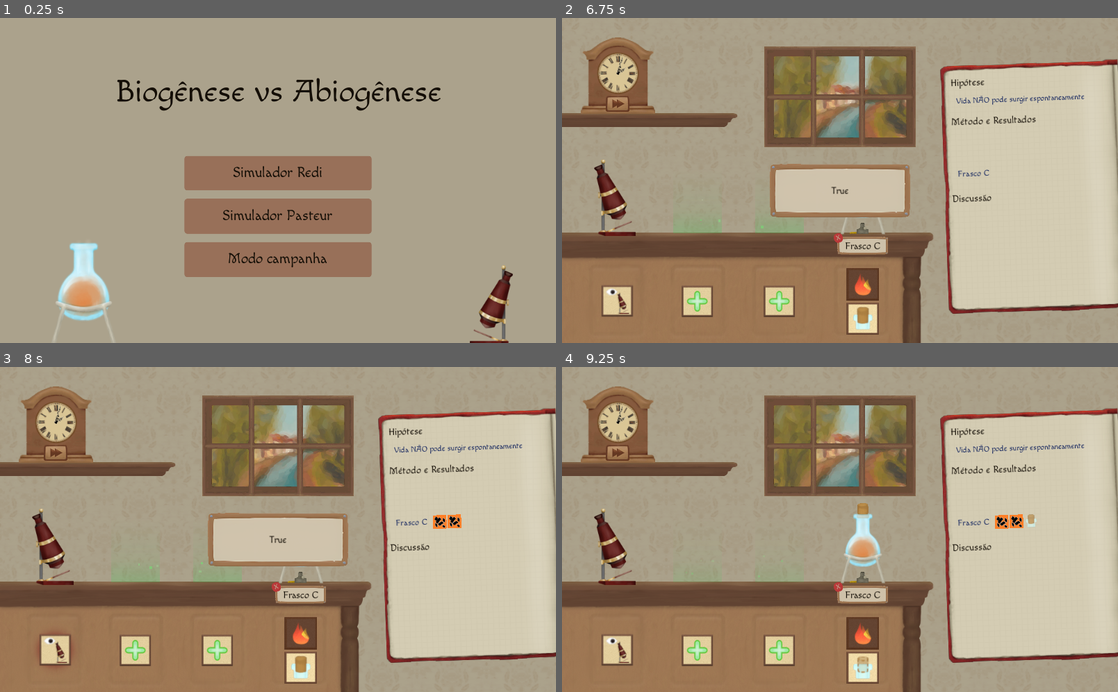
Above: before the commit, frames 1-4 (two rows, left to right).
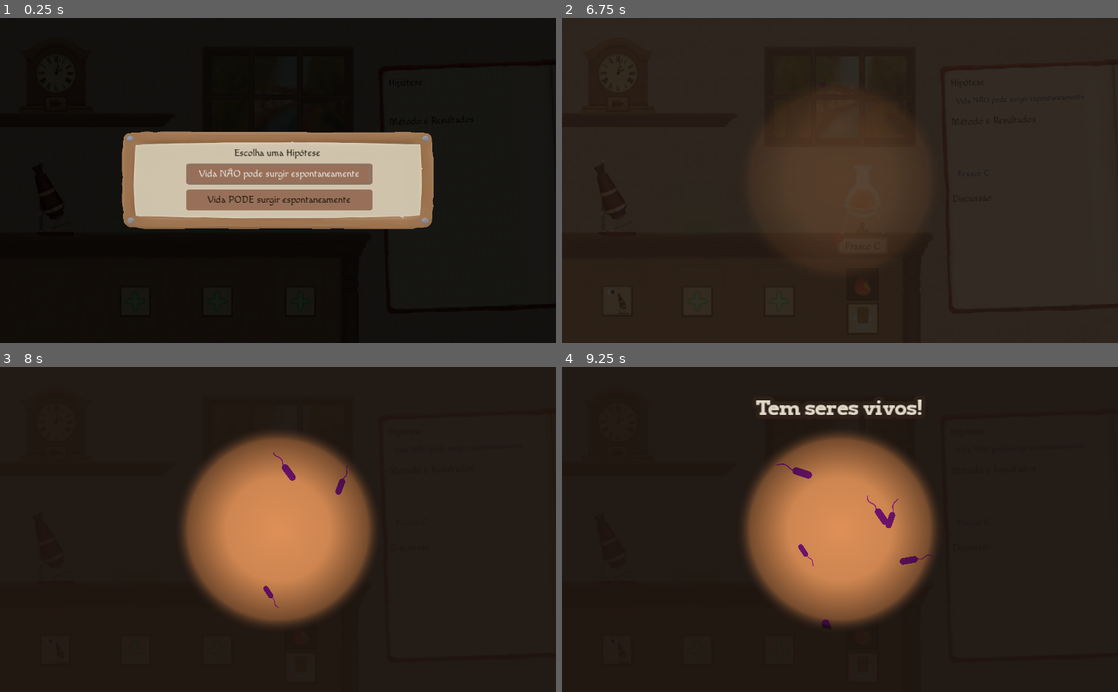
Above: after the commit, the same moments.

Repository: projetospix/Simulador-Biogenese
Game: Godot game, scene res://cenas/CenárioPasteur.tscn
Same seed, same stepped clock (60 frames per second), same inputs: the game is played once before the commit and once after it. Before the commit the project starts from res://cenas/Menu Inicial.tscn.
Inputs (mouse positions are in pixels of both pictures, inside the frame that each line leads up to):
- Up to frame 1 (0.25 s): no input
- Up to frame 2 (6.75 s): click (840, 216) at 0.5 s, where only the run before the commit has a clickable "Simulador Pasteur"; click "Vida NÃO pode surgir espontan…" at 1.25 s; click (617, 102) at 2 s; move the mouse to (962, 164) at 2.77 s; move the mouse to (728, 196) at 3.52 s; move the mouse to (895, 109) at 4.27 s; move the mouse to (812, 245) at 5.02 s; click (862, 300) at 5.77 s; click (617, 196) at 6.5 s
- Up to frame 3 (8 s): click (55, 649) at 7.25 s
- Up to frame 4 (9.25 s): click (862, 666) at 8 s; click (834, 474) at 8.77 s

The runs differ from the first frame. In frame 1, 95% of the frame differs, in the area x 0-100%, y 0-100%; in frame 2, 100%; in frame 3, 98%; in frame 4, 98%.

Commit message:
animacao mic

Diff:
--- a/cenas/CenárioPasteur.tscn
+++ b/cenas/CenárioPasteur.tscn
@@ -17,7 +17,10 @@
 [ext_resource path="res://sprites/placona.png" type="Texture" id=15]
 [ext_resource path="res://sprites/papel_de_parede.png" type="Texture" id=16]
 [ext_resource path="res://fontes-e-temas/Macondo-Regular.ttf" type="DynamicFontData" id=17]
+[ext_resource path="res://fontes-e-temas/fonteArvo32.tres" type="DynamicFont" id=18]
 [ext_resource path="res://cenas/Caderno.tscn" type="PackedScene" id=19]
+[ext_resource path="res://cenas/bacterias.tscn" type="PackedScene" id=20]
+[ext_resource path="res://scripts/Observando.gd" type="Script" id=21]
 
 [sub_resource type="DynamicFontData" id=4]
 font_path = "res://fontes-e-temas/Macondo-Regular.ttf"
@@ -51,6 +54,18 @@
 corner_radius_bottom_left = 10
 corner_detail = 7
 expand_margin_top = 1.0
+
+[sub_resource type="Gradient" id=8]
+offsets = PoolRealArray( 0.00896861, 0.497758, 0.865471, 1 )
+colors = PoolColorArray( 0.870588, 0.564706, 0.341176, 1, 0.811124, 0.525836, 0.317747, 1, 0.46, 0.296317, 0.1794, 1, 0.18, 0.12969, 0.1026, 0 )
+
+[sub_resource type="GradientTexture2D" id=7]
+gradient = SubResource( 8 )
+width = 640
+height = 640
+fill = 1
+fill_from = Vector2( 0.5, 0.5 )
+fill_to = Vector2( 0.5, 0.2 )
 
 [node name="Cenário Pasteur" type="Control"]
 anchor_right = 1.0
@@ -229,48 +244,59 @@
 texture_hover = ExtResource( 13 )
 expand = true
 
-[node name="CanvasLayer" type="CanvasLayer" parent="."]
-layer = 2
-
-[node name="Observando" type="Node2D" parent="CanvasLayer"]
-z_index = 310
-
-[node name="PopUp" type="Popup" parent="CanvasLayer/Observando"]
-unique_name_in_owner = true
-margin_left = 1101.0
-margin_top = 257.0
-margin_right = 1363.0
-margin_bottom = 321.0
-theme = ExtResource( 6 )
-
-[node name="NinePatchRect" type="NinePatchRect" parent="CanvasLayer/Observando/PopUp"]
-anchor_right = 1.0
-anchor_bottom = 1.0
-texture = ExtResource( 15 )
-patch_margin_left = 59
-patch_margin_top = 49
-patch_margin_right = 52
-patch_margin_bottom = 53
-
-[node name="EstadoFrasco" type="Label" parent="CanvasLayer/Observando/PopUp"]
-unique_name_in_owner = true
-anchor_right = 1.0
-anchor_bottom = 1.526
-margin_top = 20.0
-margin_bottom = -13.664
-size_flags_horizontal = 3
-size_flags_vertical = 6
-text = "FSAGFGGGSG"
-align = 1
-valign = 1
-
 [node name="Caderno" parent="." instance=ExtResource( 19 )]
 position = Vector2( 696, 80 )
 rotation = -0.0361738
 
+[node name="Observando" type="Node2D" parent="."]
+z_index = 400
+script = ExtResource( 21 )
+
+[node name="dim" type="ColorRect" parent="Observando"]
+anchor_right = 1.0
+anchor_bottom = 1.0
+margin_left = -1.0
+margin_top = -1.0
+margin_right = 1025.0
+margin_bottom = 601.0
+color = Color( 0.109804, 0.0784314, 0.0588235, 0.956863 )
+
+[node name="laranja" type="Sprite" parent="Observando"]
+position = Vector2( 512, 300 )
+z_index = 400
+texture = SubResource( 7 )
+
+[node name="bacterias" type="Node2D" parent="Observando/laranja"]
+
+[node name="Bacs" parent="Observando/laranja/bacterias" instance=ExtResource( 20 )]
+position = Vector2( 0, 0 )
+
+[node name="Bacs2" parent="Observando/laranja/bacterias" instance=ExtResource( 20 )]
+position = Vector2( 0, 0 )
+
+[node name="Bacs3" parent="Observando/laranja/bacterias" instance=ExtResource( 20 )]
+position = Vector2( 0, 0 )
+
+[node name="Label" type="Label" parent="Observando"]
+anchor_left = 0.5
+anchor_top = 0.5
+anchor_right = 0.5
+anchor_bottom = 0.5
+margin_left = 312.0
+margin_top = 35.0
+margin_right = 712.0
+margin_bottom = 102.0
+grow_horizontal = 2
+rect_pivot_offset = Vector2( 200, 0 )
+theme = ExtResource( 6 )
+custom_colors/font_color = Color( 0.882812, 0.846225, 0.782806, 1 )
+custom_fonts/font = ExtResource( 18 )
+text = "Não tem seres vivos!"
+align = 1
+valign = 1
+
 [node name="EscolhaHipotese" type="Popup" parent="."]
 unique_name_in_owner = true
-visible = true
 margin_left = -590.0
 margin_top = -35.0
 margin_right = -9.0
@@ -334,6 +360,7 @@
 text = "Vida PODE surgir espontaneamente"
 
 [connection signal="AtualizaHipotese" from="." to="Caderno" method="AtualizaHipotese"]
+[connection signal="VisaoMic" from="Microscopio" to="Observando" method="VisaoMic"]
 [connection signal="button_up" from="Microscopio/SpriteMicro" to="Microscopio" method="ObservarFrasco"]
 [connection signal="button_up" from="Microscopio/Botao Micro" to="Microscopio" method="ObservarFrasco"]
 [connection signal="button_up" from="Microscopio/Selecione/Remover" to="Microscopio" method="DesistirMicro"]
--- /dev/null
+++ b/cenas/bacteria.tscn
@@ -0,0 +1,75 @@
+[gd_scene load_steps=11 format=2]
+
+[ext_resource path="res://sprites/bac.webp" type="Texture" id=1]
+
+[sub_resource type="GDScript" id=9]
+script/source = "extends Node2D
+
+var rng = RandomNumberGenerator.new()
+func _ready():
+	rng.randomize()
+	var random = rng.randf_range(0.08, 1.2)
+	print(random)
+	var random2 = random
+	if random > 1.0:
+		random2 = random * 1.5
+	var tween = create_tween().set_ease(Tween.EASE_IN_OUT)
+	tween.tween_property($Bacteria, \"position\", Vector2(-1670,0),3*random).set_delay(random2/random)
+"
+
+[sub_resource type="AtlasTexture" id=1]
+flags = 4
+atlas = ExtResource( 1 )
+region = Rect2( 0, 0, 200, 45 )
+
+[sub_resource type="AtlasTexture" id=2]
+flags = 4
+atlas = ExtResource( 1 )
+region = Rect2( 0, 45, 200, 45 )
+
+[sub_resource type="AtlasTexture" id=3]
+flags = 4
+atlas = ExtResource( 1 )
+region = Rect2( 0, 90, 200, 45 )
+
+[sub_resource type="AtlasTexture" id=4]
+flags = 4
+atlas = ExtResource( 1 )
+region = Rect2( 0, 135, 200, 45 )
+
+[sub_resource type="AtlasTexture" id=5]
+flags = 4
+atlas = ExtResource( 1 )
+region = Rect2( 0, 180, 200, 45 )
+
+[sub_resource type="AtlasTexture" id=6]
+flags = 4
+atlas = ExtResource( 1 )
+region = Rect2( 0, 225, 200, 45 )
+
+[sub_resource type="AtlasTexture" id=7]
+flags = 4
+atlas = ExtResource( 1 )
+region = Rect2( 0, 270, 200, 45 )
+
+[sub_resource type="SpriteFrames" id=8]
+animations = [ {
+"frames": [ SubResource( 1 ), SubResource( 2 ), SubResource( 3 ), SubResource( 4 ), SubResource( 5 ), SubResource( 6 ), SubResource( 7 ) ],
+"loop": true,
+"name": "default",
+"speed": 5.0
+} ]
+
+[node name="bac1" type="Node2D"]
+position = Vector2( 665, 296 )
+scale = Vector2( 0.327778, 0.327778 )
+script = SubResource( 9 )
+
+[node name="Bacteria" type="AnimatedSprite" parent="."]
+light_mask = 2
+position = Vector2( 18.3051, -51.8644 )
+rotation = -0.0645522
+frames = SubResource( 8 )
+frame = 4
+speed_scale = 5.0
+playing = true
--- /dev/null
+++ b/cenas/bacterias.tscn
@@ -0,0 +1,90 @@
+[gd_scene load_steps=8 format=2]
+
+[ext_resource path="res://sprites/bac.webp" type="Texture" id=1]
+[ext_resource path="res://sprites/mic_light_mask.tres" type="Texture" id=2]
+
+[sub_resource type="Gradient" id=6]
+offsets = PoolRealArray( 0.00896861, 0.497758, 0.865471, 1 )
+colors = PoolColorArray( 0.870588, 0.564706, 0.341176, 1, 0.811124, 0.525836, 0.317747, 1, 0.46, 0.296317, 0.1794, 1, 0.18, 0.12969, 0.1026, 0 )
+
+[sub_resource type="GradientTexture2D" id=7]
+gradient = SubResource( 6 )
+width = 640
+height = 640
+fill = 1
+fill_from = Vector2( 0.5, 0.5 )
+fill_to = Vector2( 0.5, 0.2 )
+
+[sub_resource type="GDScript" id=9]
+script/source = "extends Node2D
+
+var rng = RandomNumberGenerator.new()
+
+func _ready() -> void:
+	$CPUParticles2D.emitting = false
+	rng.randomize()
+	var r = rng.randf_range(0.7, 1.2)
+	$CPUParticles2D.speed_scale = r
+	$CPUParticles2D.emitting = true
+
+func _on_Timer_timeout() -> void:
+	var random = rng.randi_range(0, 359)
+	rotation_degrees = random
+"
+
+[sub_resource type="CanvasItemMaterial" id=8]
+particles_animation = true
+particles_anim_h_frames = 6
+particles_anim_v_frames = 1
+particles_anim_loop = true
+
+[sub_resource type="Gradient" id=10]
+offsets = PoolRealArray( 0.73991, 0.874439 )
+colors = PoolColorArray( 1, 1, 1, 1, 0.662745, 0.662745, 0.662745, 0 )
+
+[node name="bactérias" type="Node2D"]
+position = Vector2( -79, 221 )
+
+[node name="laranja" type="Sprite" parent="."]
+visible = false
+texture = SubResource( 7 )
+
+[node name="Light2D" type="Light2D" parent="."]
+texture = ExtResource( 2 )
+mode = 3
+range_item_cull_mask = 2
+__meta__ = {
+"_edit_lock_": true
+}
+
+[node name="Position2D" type="Position2D" parent="."]
+rotation = -0.00238459
+script = SubResource( 9 )
+
+[node name="CPUParticles2D" type="CPUParticles2D" parent="Position2D"]
+light_mask = 2
+material = SubResource( 8 )
+position = Vector2( 78.4862, -203.813 )
+emitting = false
+amount = 4
+lifetime = 7.0
+local_coords = false
+texture = ExtResource( 1 )
+flag_align_y = true
+direction = Vector2( 0, 1 )
+spread = 0.0
+gravity = Vector2( 0, 0 )
+initial_velocity = 70.0
+angular_velocity = -3.0
+orbit_velocity_random = 0.12
+tangential_accel = 3.0
+scale_amount = 0.25
+scale_amount_random = 0.2
+color_ramp = SubResource( 10 )
+anim_speed = 25.4
+
+[node name="Timer" type="Timer" parent="Position2D"]
+wait_time = 0.5
+autostart = true
+
+[connection signal="timeout" from="Position2D/Timer" to="Position2D" method="_on_Timer_timeout"]
--- /dev/null
+++ b/fontes-e-temas/fonteArvo32.tres
@@ -0,0 +1,12 @@
+[gd_resource type="DynamicFont" load_steps=2 format=2]
+
+[ext_resource path="res://fontes-e-temas/Arvo-Bold.ttf" type="DynamicFontData" id=1]
+
+[resource]
+size = 32
+outline_size = 6
+outline_color = Color( 0.176471, 0.12549, 0.0980392, 1 )
+use_filter = true
+extra_spacing_char = -1
+extra_spacing_space = 2
+font_data = ExtResource( 1 )
--- a/project.godot
+++ b/project.godot
@@ -21,7 +21,7 @@
 [application]
 
 config/name="Simulador Biogenese"
-run/main_scene="res://cenas/Menu Inicial.tscn"
+run/main_scene="res://cenas/CenárioPasteur.tscn"
 config/icon="res://icon.png"
 
 [autoload]
--- a/scripts/Caderno.gd
+++ b/scripts/Caderno.gd
@@ -7,4 +7,4 @@
 func AtualizaHipotese(texto):
 	$"%TextoHipotese".text = texto
 	var tween = create_tween()
-	tween.tween_property($"%TextoHipotese", "percent_visible", 1, 0.5)
+	tween.tween_property($"%TextoHipotese", "percent_visible", 1.0, 0.5)
--- a/scripts/Discussao.gd
+++ b/scripts/Discussao.gd
@@ -19,4 +19,4 @@
 func AnimarFrase(conclusao):
 	var tween = create_tween()
 	var node = $VBox.get_node(conclusao)
-	tween.tween_property(node, "percent_visible", 1, 0.5)
+	tween.tween_property(node, "percent_visible", 1.0, 0.5).set_delay(1)
--- a/scripts/Microscopio.gd
+++ b/scripts/Microscopio.gd
@@ -1,6 +1,7 @@
 extends Control
 
 var observando = false #para poder dispensar mic com esc
+signal VisaoMic(contaminado)
 
 func _ready():
 	$Selecione.visible = false
@@ -57,14 +58,11 @@
 	$dim.visible = false
 
 func MostrarResultado(frasco):
-	get_tree().call_group('ResultadosNoCaderno', 'AparecerFrasco', frasco)
-	$"%EstadoFrasco".text = str(Globais.Estado[frasco])
 	Globais.Microscopio[frasco].append(Globais.Estado[frasco])
 	if Globais.Estado[frasco] == true:
 		Globais.Sequencia_Acao[frasco].append('1')
 	else:
 		Globais.Sequencia_Acao[frasco].append('2')
-	get_tree().call_group('MetodosNoCaderno', 'EscreverMetodo', frasco)
-	get_tree().call_group('ResultadosNoCaderno', 'InstanciaResultado', frasco)
-	$"%PopUp".popup_centered()
+	emit_signal("VisaoMic", frasco)
+
 	DesistirMicro()
--- /dev/null
+++ b/scripts/Observando.gd
@@ -0,0 +1,36 @@
+extends Node2D
+
+func _ready() -> void:
+	resetar()
+
+func resetar():
+	self.visible = false
+	modulate = Color.white
+	$Label.modulate = Color.transparent
+	$dim.modulate = Color.transparent
+	$laranja.modulate = Color.transparent
+	$laranja/bacterias.visible = false
+	$Label.rect_position.y -= 60
+	$Label.text = "Não tem seres vivos"
+
+func VisaoMic(frasco) -> void:
+	var contaminado = Globais.Estado[frasco]
+	if contaminado:
+		$Label.text = "Tem seres vivos!"
+		$laranja/bacterias.visible = true
+	visible = true
+	var tween = create_tween()
+	tween.tween_property($dim, "modulate", Color.white, 0.2)
+	tween.parallel().tween_property($laranja, "modulate", Color.white, 0.8)
+	tween.tween_property($Label,"modulate",Color.white, 0.5).set_delay(0.8)
+	tween.parallel().tween_property($Label, "rect_position:y", $Label.rect_position.y + 60,1.5).set_trans(Tween.TRANS_BACK)
+	tween.parallel().tween_property($Label, "rect_scale", Vector2(1.2,1.2),1.5).set_trans(Tween.TRANS_BACK)
+
+	tween.tween_property(self, "modulate", Color.transparent, 0.5).set_delay(1.7)
+	tween.tween_callback(self, "resetar")
+	tween.tween_callback(self, "escreverCaderno",[frasco])
+
+
+func escreverCaderno(frasco):
+	get_tree().call_group('MetodosNoCaderno', 'EscreverMetodo', frasco)
+	get_tree().call_group('ResultadosNoCaderno', 'InstanciaResultado', frasco)
--- /dev/null
+++ b/sprites/mic_light_mask.tres
@@ -0,0 +1,13 @@
+[gd_resource type="GradientTexture2D" load_steps=2 format=2]
+
+[sub_resource type="Gradient" id=1]
+offsets = PoolRealArray( 0.00896861, 0.497758, 0.914798, 0.96861 )
+colors = PoolColorArray( 0.87, 0.87, 0.87, 1, 0.78, 0.78, 0.78, 1, 0.458824, 0.458824, 0.458824, 0.996078, 0, 0, 0, 0 )
+
+[resource]
+gradient = SubResource( 1 )
+width = 640
+height = 640
+fill = 1
+fill_from = Vector2( 0.5, 0.5 )
+fill_to = Vector2( 0.5, 0.2 )
Not shown: 1 places in cenas/CenárioPasteur.tscn that only renumber resources
Binary file added: fontes-e-temas/Arvo-Bold.ttf
Binary file added: sprites/bac.webp
Not shown, added: sprites/bac.webp.import
